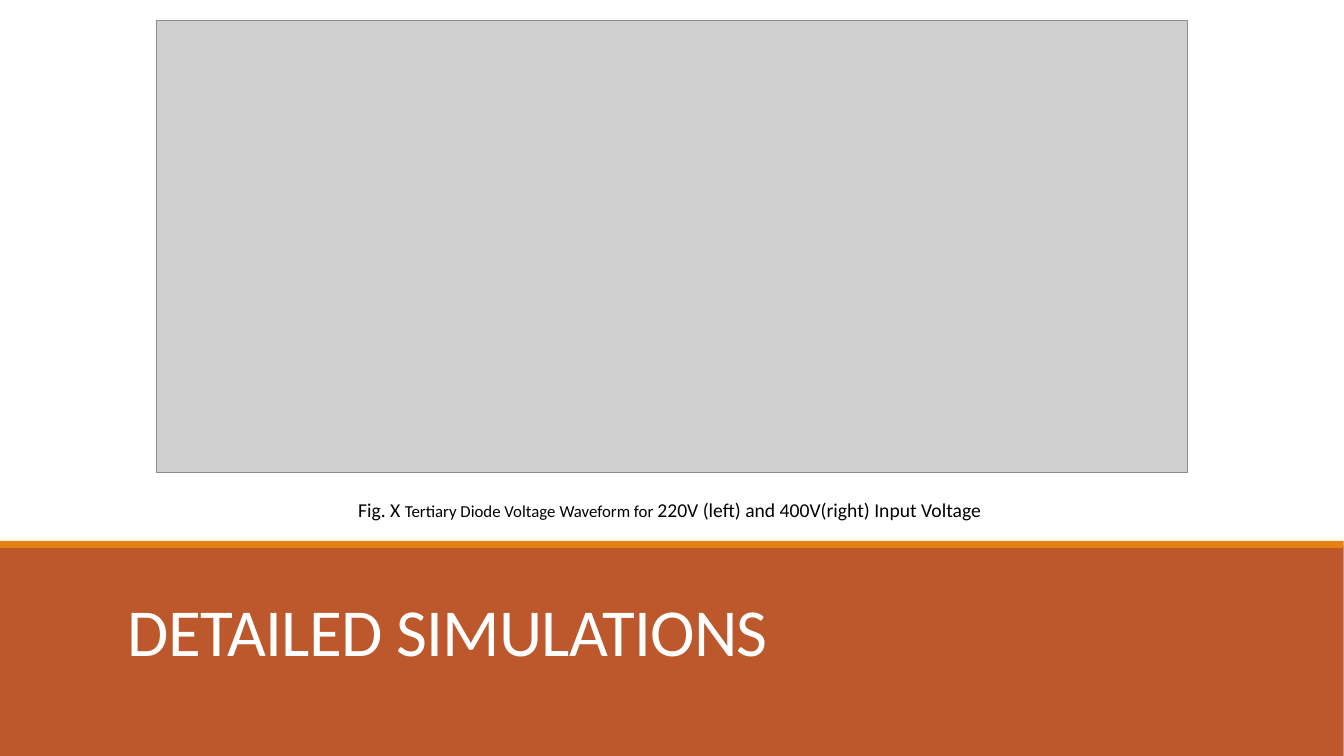
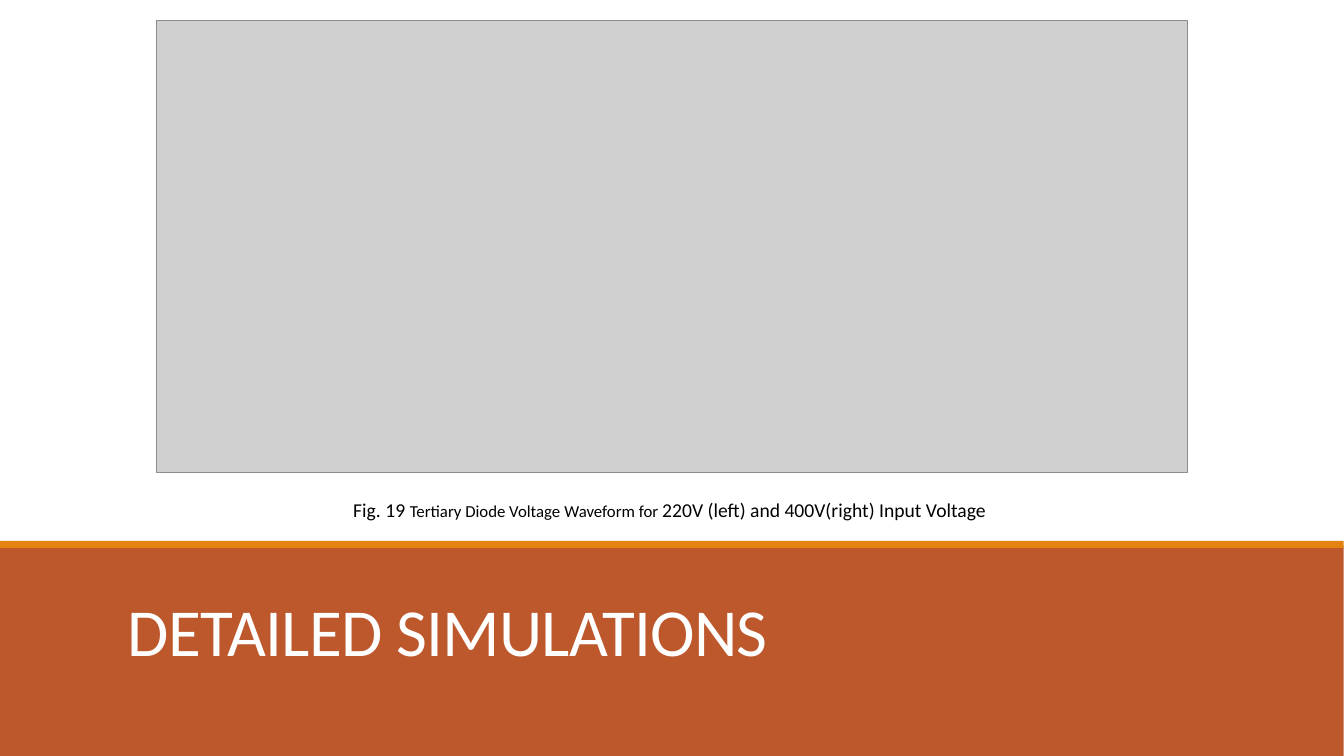
Before and after one commit to EnesCanbolat/EE464_Project, a slide deck: slide 43 of Presentations/464_FB_vs3.pptx. Drawn at 1344x756 pixels with LibreOffice and Linux fonts; fonts in the diff are those of the drawing; grey boxes stand for pictures. Boxes give left, top, right and bottom in pixels: in the first picture for what was removed or moved away, otherwise in the second. Text is boxed around its words. In the diff, an @@ line names an element or a change of style, - is before the commit and + after.

```diff
--- a/Presentations/464_FB_vs3.pptx
+++ b/Presentations/464_FB_vs3.pptx
@@ text at box(353, 503, 986, 521): text changed @@
-Fig. X Tertiary Diode Voltage Waveform for 220V (left) and 400V(right) Input Voltage
+Fig. 19 Tertiary Diode Voltage Waveform for 220V (left) and 400V(right) Input Voltage
```
Also in this commit, not shown: 23 other slides changed.
